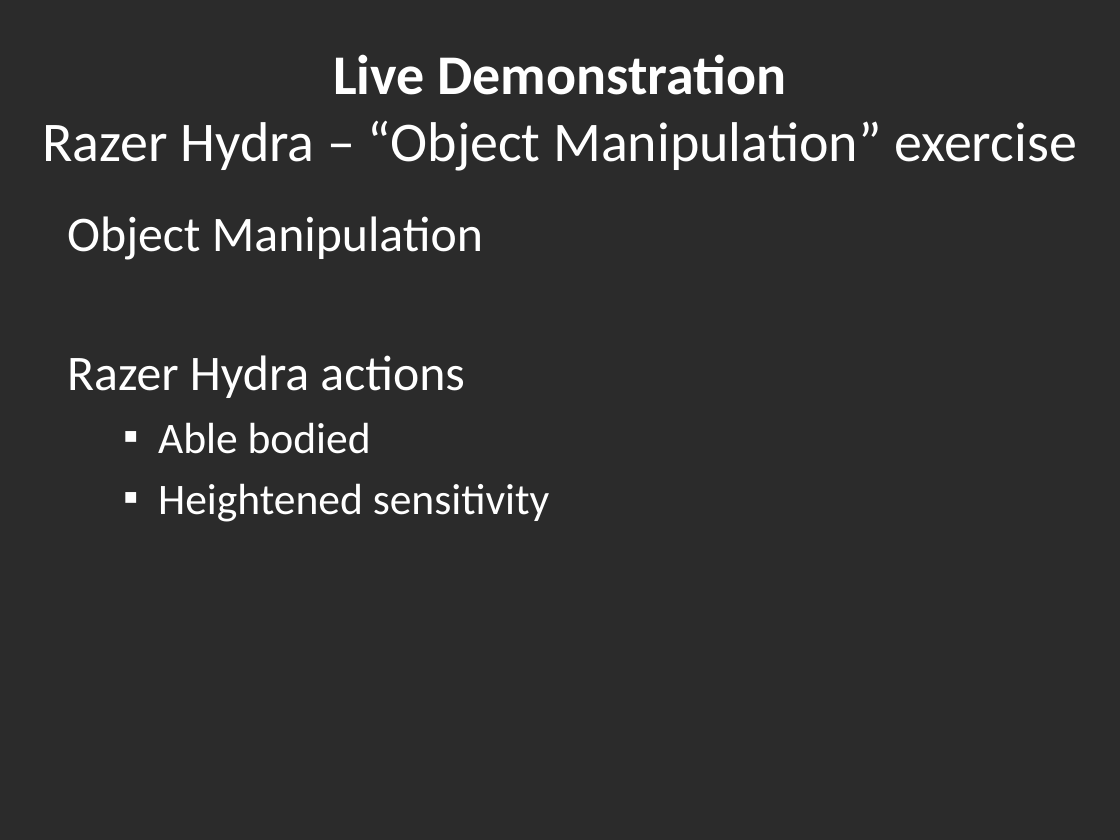
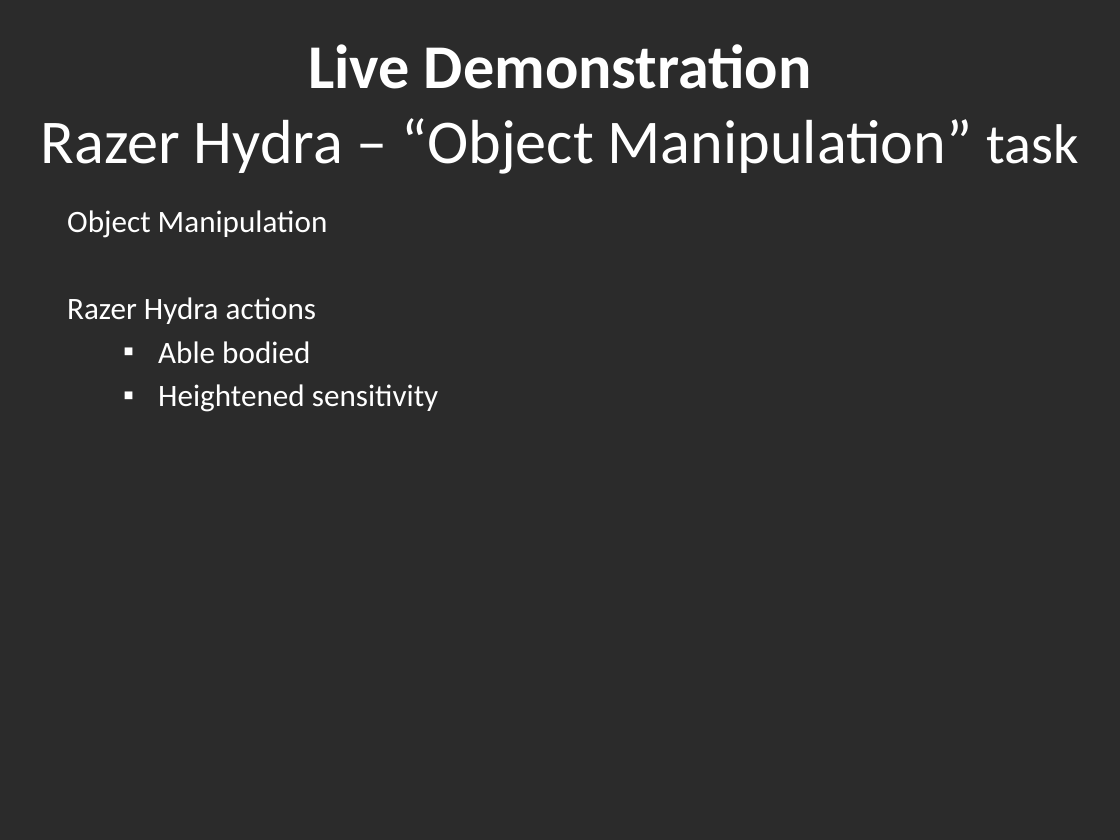
Before and after one commit to Hankli/VirtualEnvironments-Project, a slide deck: slide 12 of Documents/Presentations/Final Presentation v2.pptx. Drawn at 1120x840 pixels with LibreOffice and Linux fonts; fonts in the diff are those of the drawing; background and template pictures are left out; a plain dark background stands for a picture behind light text. Boxes give left, top, right and bottom in pixels: in the first picture for what was removed or moved away, otherwise in the second. Text is boxed around its words. In the diff, an @@ line names an element or a change of style, - is before the commit and + after.

```diff
--- a/Documents/Presentations/Final Presentation v2.pptx
+++ b/Documents/Presentations/Final Presentation v2.pptx
@@ title at [41, 44, 1079, 174]: text changed; size 36 to 40 pt @@
-Live Demonstration
-Razer Hydra – “Object Manipulation” exercise
+Live Demonstration
+Razer Hydra – “Object Manipulation” task
@@ text "Object Manipulation" at [67, 210, 438, 412]: size 32 to 20 pt in "Object Manipulation", "Razer Hydra actions"; size 28 to 20 pt in "Able bodied", "Heightened sensitivity"; less space between paragraphs @@
```
Also in this commit, not shown: 16 other slides changed, 7 other files.
